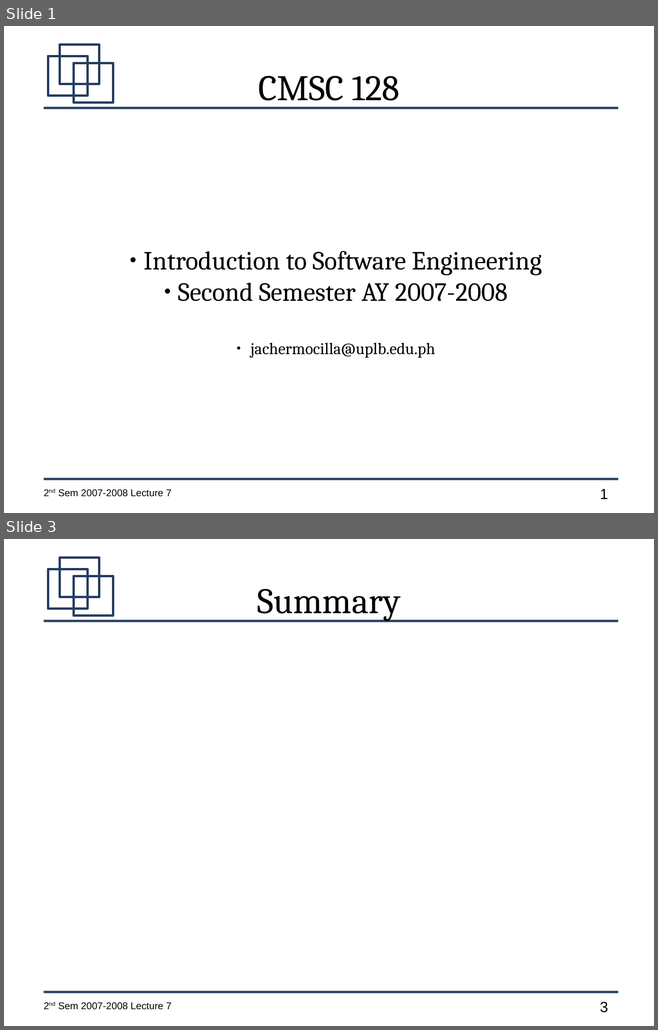
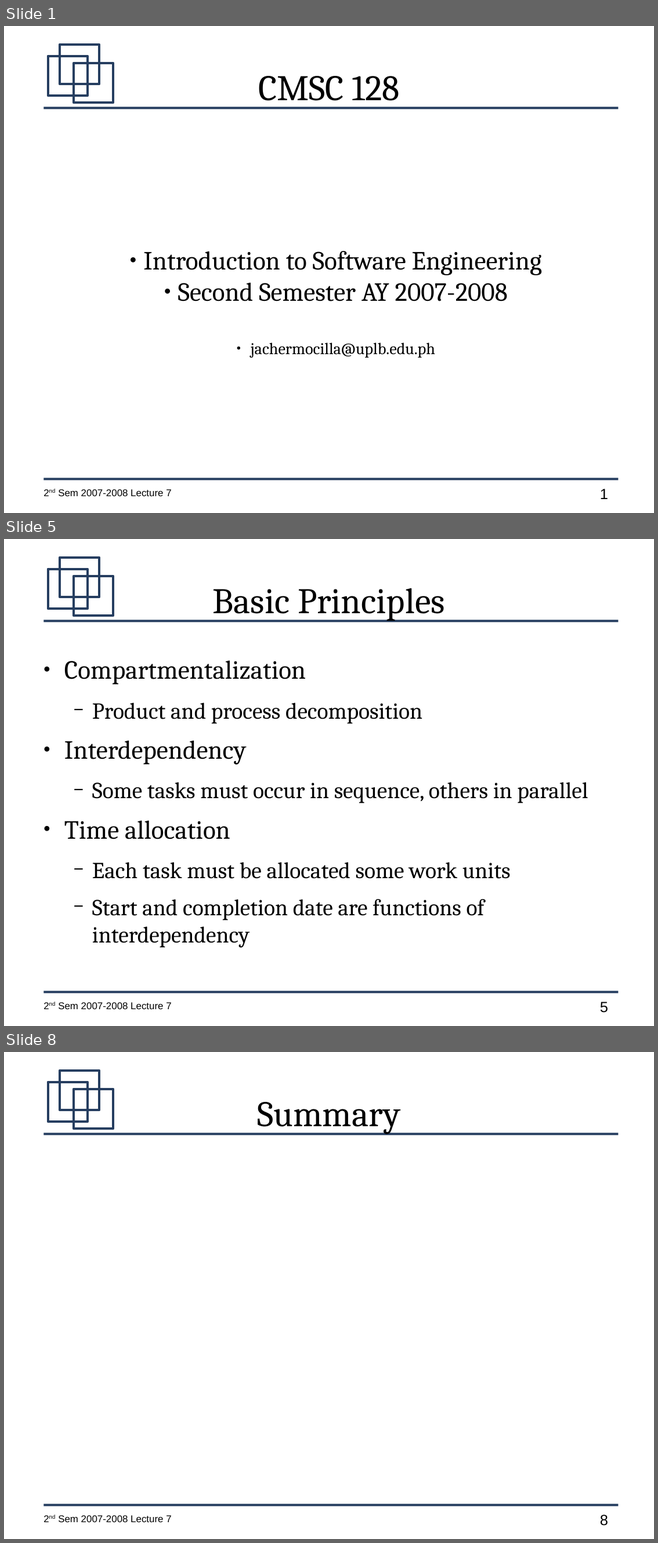
Before and after one commit to jachermocilla/jach-homepage, a slide deck: CMSC128-2nd-Sem-2007-L7.odp. Shown one above the other, each under a label of ours: slides 1 and 3 before the commit, slides 1, 5 and 8 after it; the slides between them are not shown. The pictures are 658x1030 and 658x1543 pixels, drawn with LibreOffice and Linux fonts; fonts in the diff are those of the drawing. Boxes give left, top, right and bottom in pixels: in the first picture for what was removed or moved away, otherwise in the second. Text is boxed around its words. In the diff, an @@ line names an element or a change of style, - is before the commit and + after.

```diff
--- a/CMSC128-2nd-Sem-2007-L7.odp
+++ b/CMSC128-2nd-Sem-2007-L7.odp
@@ slide 5 added at box(4, 539, 654, 1026), background #FFFFFF; not listed: 7 template elements that a slide beside it also shows @@
@@ title added at box(213, 588, 445, 621), 44 pt, text #000000 @@
+Basic Principles
@@ text added at box(64, 660, 587, 948), 28 pt, text #000000 @@
+● Compartmentalization
+  − Product and process decomposition
+● Interdependency
+  − Some tasks must occur in sequence, others in parallel
+● Time allocation
+  − Each task must be allocated some work units
+  − Start and completion date are functions of interdependency
@@ what was slide 3 is now slide 8 @@
@@ page number at box(600, 1515, 608, 1526): text changed @@
-3
+8
```
Also in this commit, not shown: 1 slide changed, 4 other slides added.
